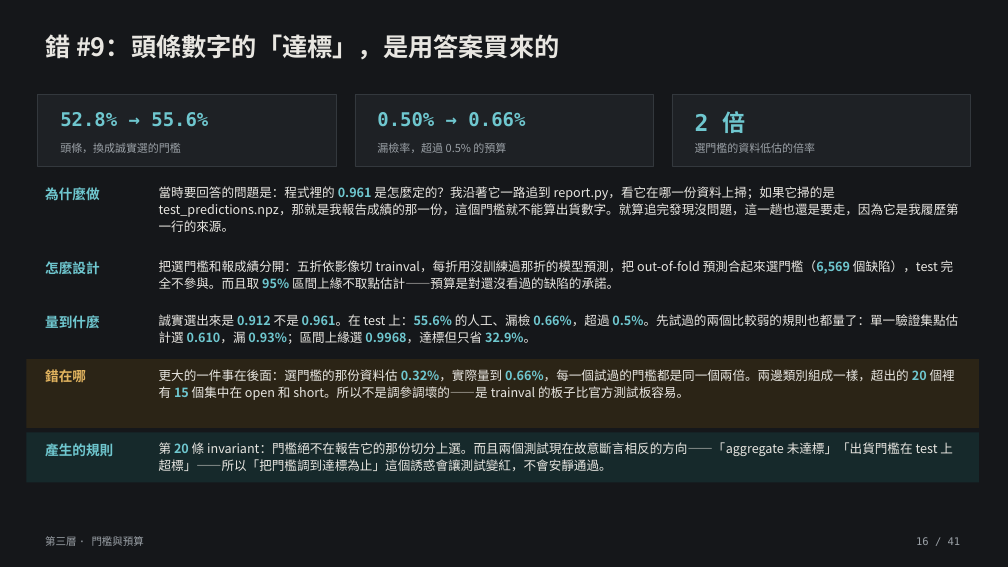
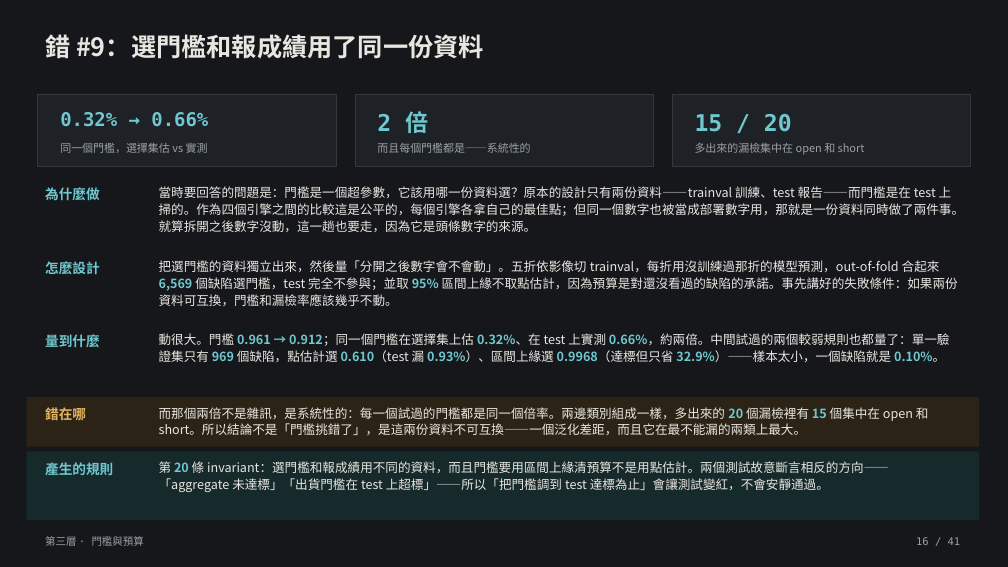
Before and after one commit to lin891020/aoi-agent, a slide deck: slide 16 of docs/deck/aoi-agent-journey.zh-TW.pptx. Drawn at 1008x567 pixels with LibreOffice and Linux fonts; fonts in the diff are those of the drawing. Boxes give left, top, right and bottom in pixels: in the first picture for what was removed or moved away, otherwise in the second. Text is boxed around its words. In the diff, an @@ line names an element or a change of style, - is before the commit and + after.

```diff
--- a/docs/deck/aoi-agent-journey.zh-TW.pptx
+++ b/docs/deck/aoi-agent-journey.zh-TW.pptx
@@ text at box(45, 30, 484, 63): text changed @@
-錯 #9：頭條數字的「達標」，是用答案買來的
+錯 #9：選門檻和報成績用了同一份資料
@@ text at box(60, 112, 208, 127): text changed @@
-52.8% → 55.6%
+0.32% → 0.66%
@@ text at box(377, 111, 428, 133): text changed; size 18 to 22 pt @@
-0.50% → 0.66%
+2 倍
@@ text at box(695, 114, 792, 132): text changed @@
-2 倍
+15 / 20
@@ text at box(60, 143, 208, 153): text changed @@
-頭條，換成誠實選的門檻
+同一個門檻，選擇集估 vs 實測
@@ text at box(377, 143, 530, 153): text changed @@
-漏檢率，超過 0.5% 的預算
+而且每個門檻都是——系統性的
@@ text at box(695, 143, 865, 155): text changed @@
-選門檻的資料低估的倍率
+多出來的漏檢集中在 open 和 short
@@ text at box(159, 186, 965, 232): text changed @@
-當時要回答的問題是：程式裡的 0.961 是怎麼定的？我沿著它一路追到 report.py，看它在哪一份資料上掃；如果它掃的是 test_predictions.npz，那就是我報告成績的那一份，這個門檻就不能算出貨數字。就算追完發現沒問題，這一趟也還是要走，因為它是我履歷第一行的來源。
+當時要回答的問題是：門檻是一個超參數，它該用哪一份資料選？原本的設計只有兩份資料——trainval 訓練、test 報告——而門檻是在 test 上掃的。作為四個引擎之間的比較這是公平的，每個引擎各拿自己的最佳點；但同一個數字也被當成部署數字用，那就是一份資料同時做了兩件事。就算拆開之後數字沒動，這一趟也要走，因為它是頭條數字的來源。
@@ text at box(159, 260, 958, 306): text changed @@
-把選門檻和報成績分開：五折依影像切 trainval，每折用沒訓練過那折的模型預測，把 out-of-fold 預測合起來選門檻（6,569 個缺陷），test 完全不參與。而且取 95% 區間上緣不取點估計——預算是對還沒看過的缺陷的承諾。
+把選門檻的資料獨立出來，然後量「分開之後數字會不會動」。五折依影像切 trainval，每折用沒訓練過那折的模型預測，out-of-fold 合起來 6,569 個缺陷選門檻，test 完全不參與；並取 95% 區間上緣不取點估計，因為預算是對還沒看過的缺陷的承諾。事先講好的失敗條件：如果兩份資料可互換，門檻和漏檢率應該幾乎不動。
@@ text "量到什麼": place and size @@
-text "量到什麼" at box(45, 315, 99, 328)
+text "量到什麼" at box(45, 334, 99, 347)
@@ text at box(159, 333, 950, 362): text changed @@
-誠實選出來是 0.912 不是 0.961。在 test 上：55.6% 的人工、漏檢 0.66%，超過 0.5%。先試過的兩個比較弱的規則也都量了：單一驗證集點估計選 0.610，漏 0.93%；區間上緣選 0.9968，達標但只省 32.9%。
+動很大。門檻 0.961 → 0.912；同一個門檻在選擇集上估 0.32%、在 test 上實測 0.66%，約兩倍。中間試過的兩個較弱規則也都量了：單一驗證集只有 969 個缺陷，點估計選 0.610（test 漏 0.93%）、區間上緣選 0.9968（達標但只省 32.9%）——樣本太小，一個缺陷就是 0.10%。
@@ rectangle: place and size @@
-rectangle at box(26, 359, 979, 428)
+rectangle at box(26, 397, 979, 447)
@@ text "錯在哪": place and size @@
-text "錯在哪" at box(45, 369, 86, 382)
+text "錯在哪" at box(45, 407, 86, 420)
@@ text at box(159, 407, 929, 435): text changed @@
-更大的一件事在後面：選門檻的那份資料估 0.32%，實際量到 0.66%，每一個試過的門檻都是同一個兩倍。兩邊類別組成一樣，超出的 20 個裡有 15 個集中在 open 和 short。所以不是調參調壞的——是 trainval 的板子比官方測試板容易。
+而那個兩倍不是雜訊，是系統性的：每一個試過的門檻都是同一個倍率。兩邊類別組成一樣，多出來的 20 個漏檢裡有 15 個集中在 open 和 short。所以結論不是「門檻挑錯了」，是這兩份資料不可互換——一個泛化差距，而且它在最不能漏的兩類上最大。
@@ rectangle: place and size @@
-rectangle at box(26, 433, 979, 482)
+rectangle at box(26, 451, 979, 520)
@@ text "產生的規則": place and size @@
-text "產生的規則" at box(45, 443, 113, 456)
+text "產生的規則" at box(45, 462, 113, 475)
@@ text at box(159, 461, 889, 492): text changed @@
-第 20 條 invariant：門檻絕不在報告它的那份切分上選。而且兩個測試現在故意斷言相反的方向——「aggregate 未達標」「出貨門檻在 test 上超標」——所以「把門檻調到達標為止」這個誘惑會讓測試變紅，不會安靜通過。
+第 20 條 invariant：選門檻和報成績用不同的資料，而且門檻要用區間上緣清預算不是用點估計。兩個測試故意斷言相反的方向——「aggregate 未達標」「出貨門檻在 test 上超標」——所以「把門檻調到 test 達標為止」會讓測試變紅，不會安靜通過。
```
Also in this commit, not shown: 6 other files.
